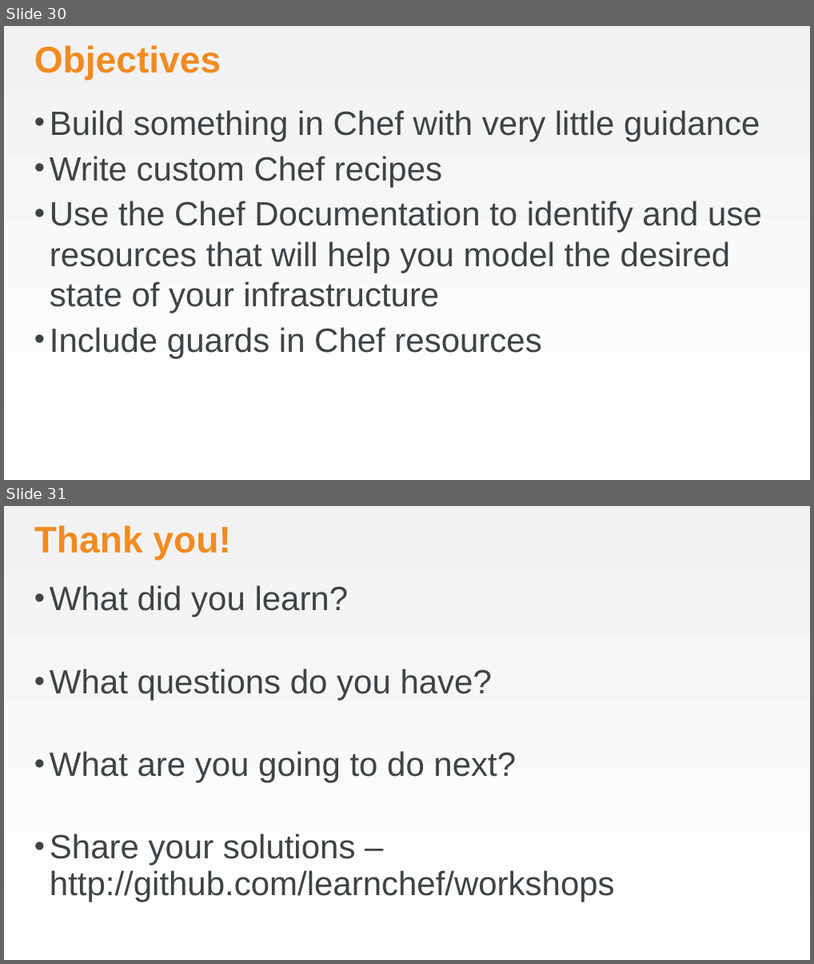
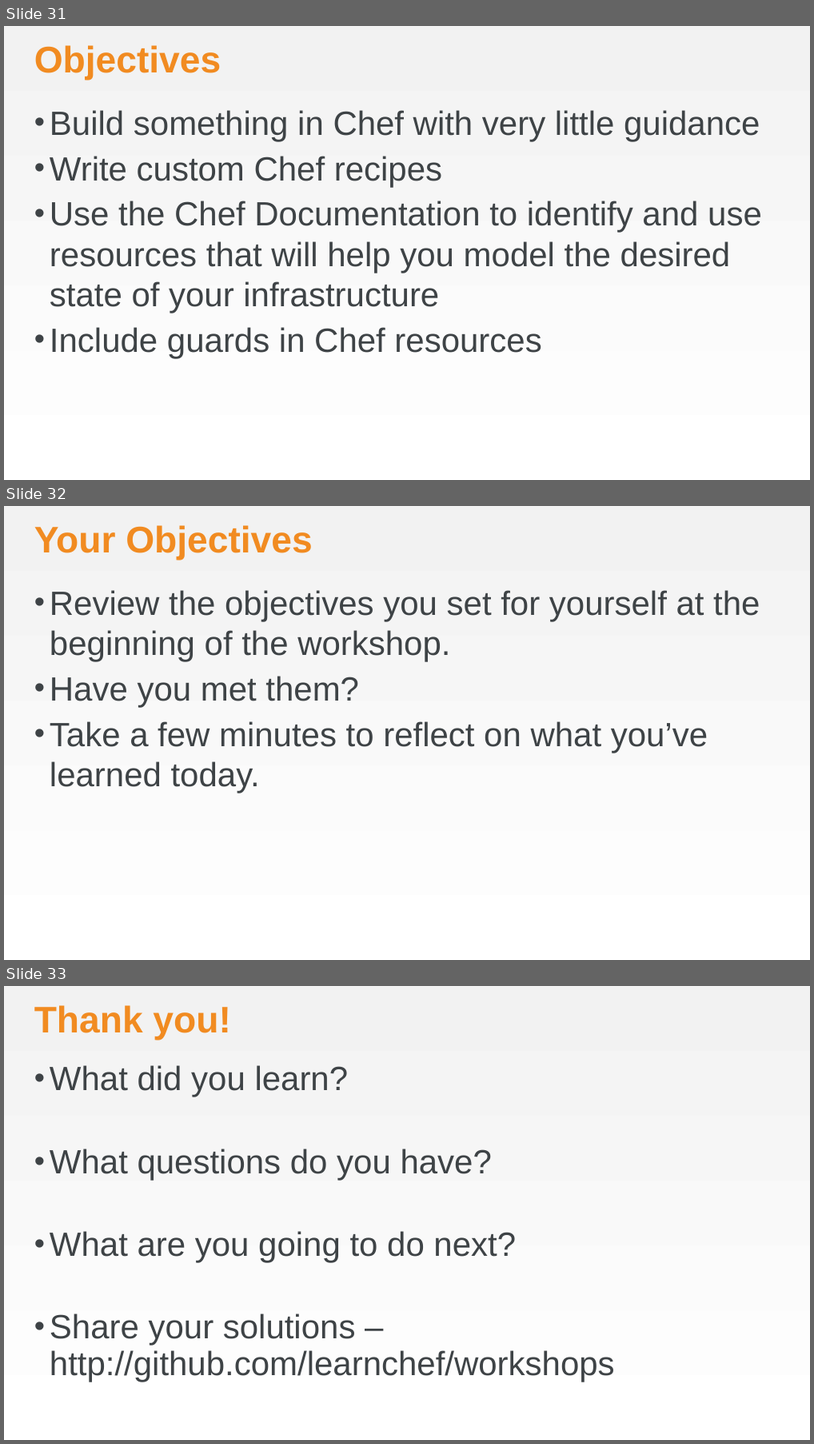
Before and after one commit to chef-training/workshops, a slide deck: Awesome_Appliance_Repair/AwesomeApplicanceRepair.pptx. Shown one above the other, each under a label of ours: slides 30 and 31 before the commit, slides 31, 32 and 33 after it. The pictures are 814x964 and 814x1444 pixels, drawn with LibreOffice and Linux fonts; fonts in the diff are those of the drawing; background and template pictures are left out. Boxes give left, top, right and bottom in pixels: in the first picture for what was removed or moved away, otherwise in the second. Text is boxed around its words. In the diff, an @@ line names an element or a change of style, - is before the commit and + after.

Commit message:
Add a couple of slides to the AAR workshop deck
* Slide 5 - What is Your Objective?
* Slide 32 - Your Objectives

```diff
--- a/Awesome_Appliance_Repair/AwesomeApplicanceRepair.pptx
+++ b/Awesome_Appliance_Repair/AwesomeApplicanceRepair.pptx
@@ slide 32 added at (4,506,810,960), background gradient #F2F2F2 to #FFFFFF @@
@@ title added at (34,525,312,560), 44 pt, text #F18B21, bold @@
+Your Objectives
@@ text added at (50,590,760,793), 40 pt, text #3E4346 @@
+• Review the objectives you set for yourself at the beginning of the workshop.
+• Have you met them?
+• Take a few minutes to reflect on what you’ve learned today.
@@ what was slide 30 is now slide 31 @@
@@ what was slide 31 is now slide 33 @@
```
Also in this commit, not shown: 1 other slide added, 1 other file.
